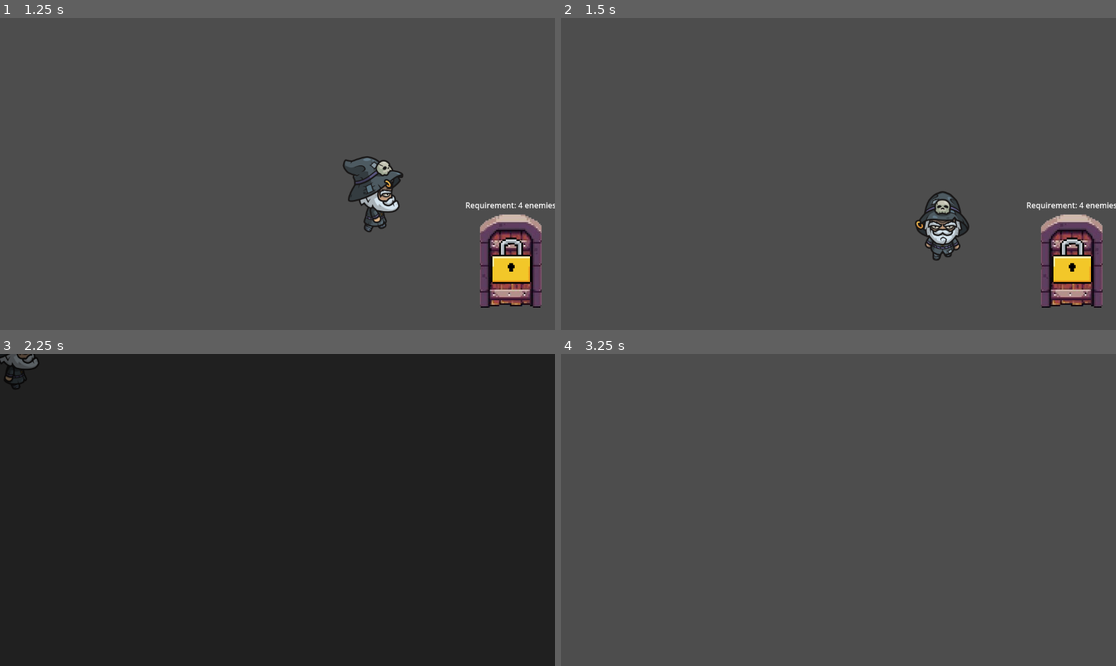
Above: before the commit, frames 1-4 (two rows, left to right).
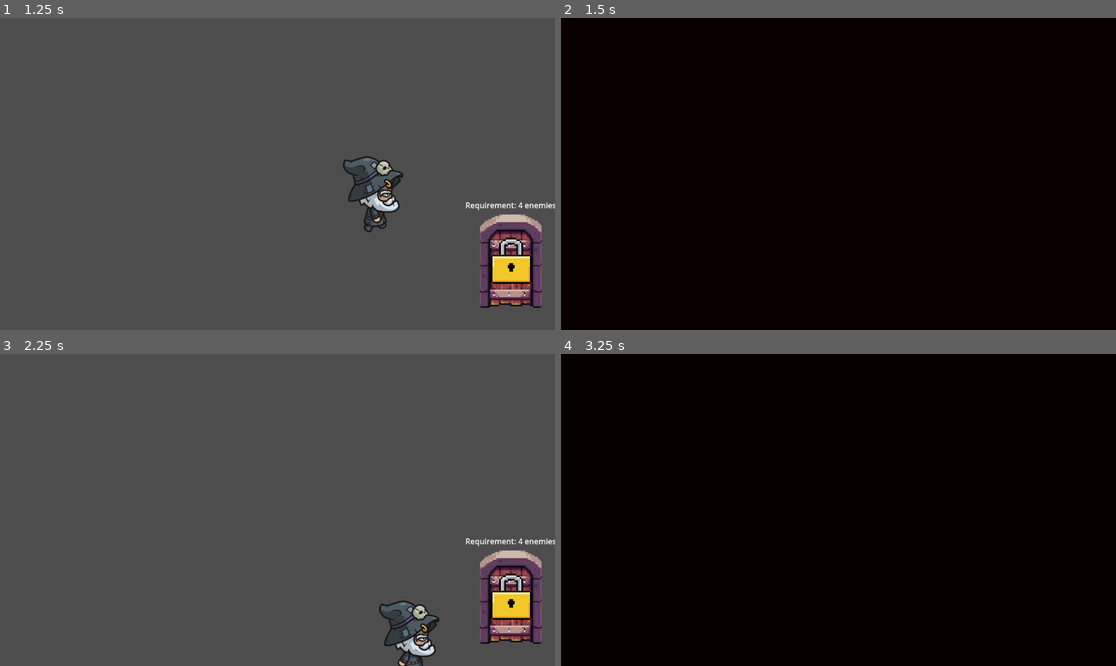
Above: after the commit, the same moments.

Repository: xpvanderhoek/GamonGames
Game: Godot game, scene res://Scenes/game.tscn
Two runs of this game, one before a commit and one after it. Both use one fixed random seed, a clock stepped at 60 frames per second and the inputs below.
Inputs:
- Up to frame 1 (1.25 s): tap Enter at 0.5 s; hold Right (ui_right) from 0.53 s (still down); hold Y from 0.53 s (still down); tap U at 0.8 s
- Up to frame 2 (1.5 s): release Right (ui_right) at 1.28 s; release Y at 1.28 s; hold Down (ui_down) from 1.28 s (still down); tap U at 1.35 s
- Up to frame 3 (2.25 s): tap T at 1.55 s; release Down (ui_down) at 2.03 s; hold Right (ui_right) from 2.03 s (still down); hold T from 2.03 s (still down)
- Up to frame 4 (3.25 s): tap Y at 2.3, 2.85 s; release Right (ui_right) at 2.78 s; release T at 2.78 s; hold Up (ui_up) from 2.78 s (still down); tap U at 3.05 s

Frame 1 is identical in both runs. In frame 2, 99% of the frame differs, in the area x 0-100%, y 0-100%; in frame 3, 99%; in frame 4, 100%.

Commit message:
3 different transitions

Diff:
--- /dev/null
+++ b/gamon-games/Scenes/Transition/FadeTransition.tscn
@@ -0,0 +1,16 @@
+[gd_scene load_steps=2 format=3]
+
+[ext_resource type="Script" path="res://Scripts/Transition/fade_transition.gd" id="1_fade"]
+
+[node name="Transition" type="CanvasLayer"]
+layer = 10
+script = ExtResource("1_fade")
+
+[node name="ColorRect" type="ColorRect" parent="."]
+anchors_preset = 15
+anchor_right = 1.0
+anchor_bottom = 1.0
+grow_horizontal = 2
+grow_vertical = 2
+mouse_filter = 2
+color = Color(0, 0, 0, 0)
--- /dev/null
+++ b/gamon-games/Scenes/Transition/SlideTransition.tscn
@@ -0,0 +1,16 @@
+[gd_scene load_steps=2 format=3]
+
+[ext_resource type="Script" path="res://Scripts/Transition/slide_transition.gd" id="1_slide"]
+
+[node name="Transition" type="CanvasLayer"]
+layer = 10
+script = ExtResource("1_slide")
+
+[node name="ColorRect" type="ColorRect" parent="."]
+anchor_top = 0.0
+anchor_right = 1.0
+anchor_bottom = 1.0
+grow_horizontal = 2
+grow_vertical = 2
+mouse_filter = 2
+color = Color(0, 0, 0, 1)
--- a/gamon-games/Scenes/Transition/Transition.tscn
+++ b/gamon-games/Scenes/Transition/WipeTransition.tscn
@@ -1,10 +1,10 @@
 [gd_scene load_steps=2 format=3]
 
-[ext_resource type="Script" path="res://Scripts/Transition/transition.gd" id="1_trans"]
+[ext_resource type="Script" path="res://Scripts/Transition/wipe_transition.gd" id="1_wipe"]
 
 [node name="Transition" type="CanvasLayer"]
 layer = 10
-script = ExtResource("1_trans")
+script = ExtResource("1_wipe")
 
 [node name="ColorRect" type="ColorRect" parent="."]
 anchors_preset = 15
@@ -13,4 +13,4 @@
 grow_horizontal = 2
 grow_vertical = 2
 mouse_filter = 2
-color = Color(0, 0, 0, 0)
+color = Color(0, 0, 0, 1)
--- a/gamon-games/Scripts/Transition/TransitionManager.gd
+++ b/gamon-games/Scripts/Transition/TransitionManager.gd
@@ -2,20 +2,35 @@
 
 var transition_layer: CanvasLayer = null
 
+enum TransitionType {
+	FADE = 0,
+	SLIDE = 1,
+	WIPE = 2
+}
+
+var transition_paths = {
+	TransitionType.FADE: "res://Scenes/Transition/FadeTransition.tscn",
+	TransitionType.SLIDE: "res://Scenes/Transition/SlideTransition.tscn",
+	TransitionType.WIPE: "res://Scenes/Transition/WipeTransition.tscn"
+}
+
 
 func _ready() -> void:
-	_setup_transition()
+	_setup_transition(TransitionType.FADE)
 
 
-func _setup_transition() -> void:
-	if not transition_layer:
-		var transition_scene = load("res://Scenes/Transition/Transition.tscn")
-		transition_layer = transition_scene.instantiate()
-		get_tree().root.add_child.call_deferred(transition_layer)
+func _setup_transition(transition_type: int = TransitionType.FADE) -> void:
+	if transition_layer:
+		transition_layer.queue_free()
+
+	var transition_scene = load(transition_paths[transition_type])
+	transition_layer = transition_scene.instantiate()
+	get_tree().root.add_child(transition_layer)
 
 
-func change_scene(scene_path: String) -> void:
-	_setup_transition()
+func change_scene(scene_path: String, transition_type: int = TransitionType.FADE) -> void:
+	_setup_transition(transition_type)
+	await get_tree().process_frame
 
 	await transition_layer.fade_in()
 	get_tree().change_scene_to_file(scene_path)
--- a/gamon-games/Scripts/Transition/transition.gd
+++ b/gamon-games/Scripts/Transition/fade_transition.gd
@@ -1,8 +1,4 @@
 extends CanvasLayer
-
-## to use the transition, call GameManager.change_scene("res://path/to/scene.tscn") from any script,
-## and the transition will handle the fade in, scene change, and fade out automatically.
-## So the Transition.tscn will automatically be played in between the scenene changes.
 
 signal transition_midpoint
 signal transition_finished
--- /dev/null
+++ b/gamon-games/Scripts/Transition/slide_transition.gd
@@ -0,0 +1,24 @@
+extends CanvasLayer
+
+signal transition_midpoint
+signal transition_finished
+
+@onready var color_rect: ColorRect = $ColorRect
+
+
+func _ready() -> void:
+	color_rect.position.y = -get_viewport().get_visible_rect().size.y
+
+
+func fade_in(duration: float = 0.5) -> void:
+	var tween = create_tween()
+	tween.tween_property(color_rect, "position:y", 0.0, duration)
+	await tween.finished
+	transition_midpoint.emit()
+
+
+func fade_out(duration: float = 0.5) -> void:
+	var tween = create_tween()
+	tween.tween_property(color_rect, "position:y", -get_viewport().get_visible_rect().size.y, duration)
+	await tween.finished
+	transition_finished.emit()
--- /dev/null
+++ b/gamon-games/Scripts/Transition/wipe_transition.gd
@@ -0,0 +1,47 @@
+extends CanvasLayer
+
+signal transition_midpoint
+signal transition_finished
+
+@onready var color_rect: ColorRect = $ColorRect
+
+
+func _ready() -> void:
+	color_rect.color = Color.RED
+	color_rect.pivot_offset = color_rect.get_rect().get_center()
+
+
+func fade_in(duration: float = 0.5) -> void:
+	color_rect.scale = Vector2(0.0, 0.0)
+	color_rect.modulate = Color.BLACK
+	color_rect.color = Color(0.1, 0.0, 0.0, 1)
+
+	var tween = create_tween()
+	tween.set_parallel(true)
+	tween.set_ease(Tween.EASE_OUT)
+	tween.set_trans(Tween.TRANS_BACK)
+
+	# Makes it big
+	tween.tween_property(color_rect, "scale", Vector2(1.5, 1.5), duration * 0.4)
+
+	# Sick af flash effect
+	var flash_tween = create_tween()
+	flash_tween.tween_property(color_rect, "modulate", Color(0.4, 0.0, 0.0, 1), duration * 0.15)
+	flash_tween.tween_property(color_rect, "modulate", Color(0.2, 0.0, 0.0, 1), duration * 0.1)
+	flash_tween.tween_property(color_rect, "modulate", Color(0.5, 0.05, 0.05, 1), duration * 0.15)
+	flash_tween.tween_property(color_rect, "modulate", Color(0.15, 0.0, 0.0, 1), duration * 0.1)
+
+	await tween.finished
+	transition_midpoint.emit()
+
+
+func fade_out(duration: float = 0.5) -> void:
+	var tween = create_tween()
+	tween.set_ease(Tween.EASE_IN)
+	tween.set_trans(Tween.TRANS_QUAD)
+
+	tween.tween_property(color_rect, "scale", Vector2(0.0, 0.0), duration)
+	tween.parallel().tween_property(color_rect, "modulate", Color(0.05, 0.0, 0.0, 1), duration)
+
+	await tween.finished
+	transition_finished.emit()
--- a/gamon-games/Scripts/game.gd
+++ b/gamon-games/Scripts/game.gd
@@ -1,9 +1,17 @@
 extends Node
 
 @export var test_scene_path: String = "res://Scenes/character.tscn"
+
 func _process(delta: float) -> void:
 	if Input.is_key_pressed(KEY_T):
-		TransitionManager.change_scene(test_scene_path)
+		# Default: Fade transition
+		TransitionManager.change_scene(test_scene_path, TransitionManager.TransitionType.FADE)
+	if Input.is_key_pressed(KEY_Y):
+		# Slide transition
+		TransitionManager.change_scene(test_scene_path, TransitionManager.TransitionType.SLIDE)
+	if Input.is_key_pressed(KEY_U):
+		# Wipe transition
+		TransitionManager.change_scene(test_scene_path, TransitionManager.TransitionType.WIPE)
 
 func _ready() -> void:
 	pass
Not shown, added: gamon-games/Scripts/Transition/fade_transition.gd.uid
Not shown, added: gamon-games/Scripts/Transition/slide_transition.gd.uid
Not shown, removed: gamon-games/Scripts/Transition/transition.gd.uid
Not shown, added: gamon-games/Scripts/Transition/wipe_transition.gd.uid
